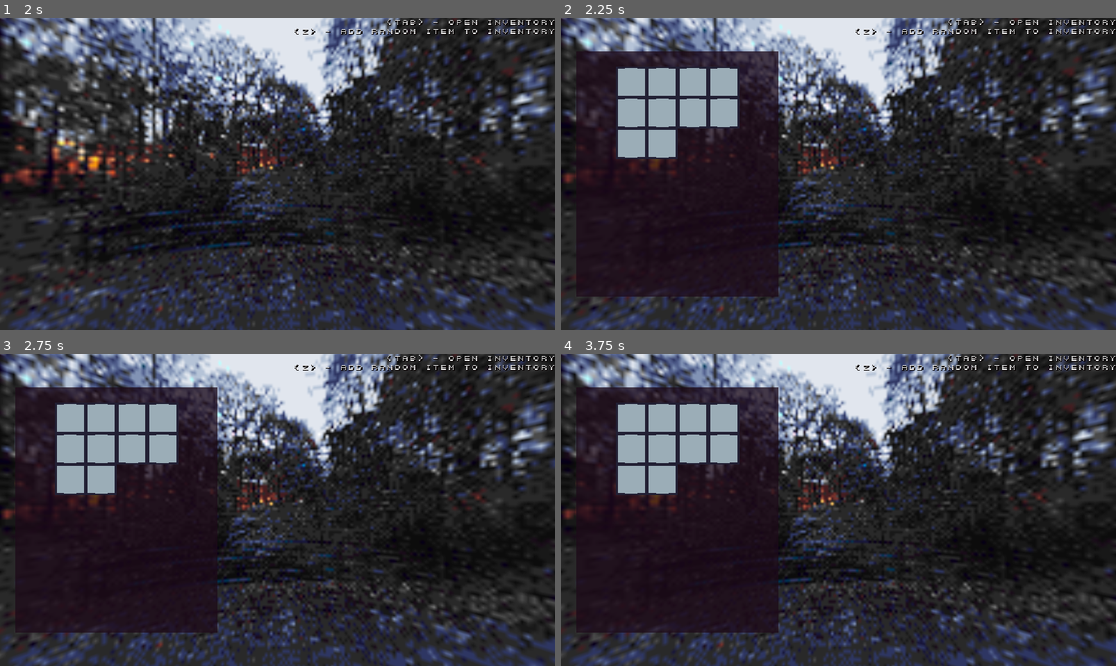
Above: before the commit, frames 1-4 (two rows, left to right).
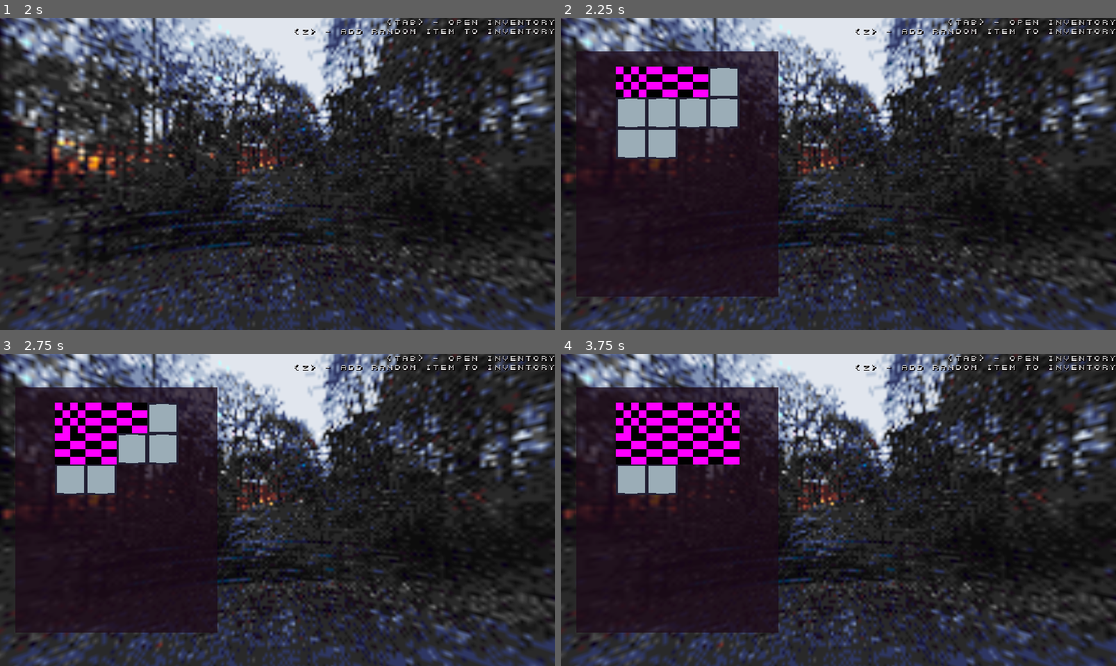
Above: after the commit, the same moments.

Repository: asciislvt/musical-sniffle
Game: Godot game, scene res://main.tscn
Same seed, same stepped clock (60 frames per second), same inputs: the game is played once before the commit and once after it.
Inputs:
- Up to frame 1 (2 s): tap Enter at 0.5 s; tap F (add_item) at 0.6, 1.35 s; tap Space at 1.25 s
- Up to frame 2 (2.25 s): tap Enter at 2 s; tap Tab (tab) at 2.1 s
- Up to frame 3 (2.75 s): tap F (add_item) at 2.3 s
- Up to frame 4 (3.75 s): tap Space at 2.75 s; tap F (add_item) at 2.85, 3.6 s; tap Enter at 3.5 s

Frame 1 is identical in both runs. In frame 2, 1.6% of the frame differs, in the area x 9-27%, y 15-26%; in frame 3, 2.7%; in frame 4, 4.4%, in the area x 9-33%, y 15-36%.

Commit message:
items now appear in the ui!!!

Diff:
--- a/global.gd
+++ b/global.gd
@@ -2,6 +2,7 @@
 
 signal inv_player_data_requested(_node: InventoryGrid)
 signal item_picked(_item: ItemData)
+signal inv_updated(_data: InventoryData)
 
 @export var _item_pool: Array[ItemData]
 
--- a/inventory/inventory.gd
+++ b/inventory/inventory.gd
@@ -15,3 +15,4 @@
 
 func _on_item_picked(_item: ItemData) -> void:
 	data.try_add_item(_item)
+	Global.inv_updated.emit(data)
--- a/inventory/inventory_data.gd
+++ b/inventory/inventory_data.gd
@@ -8,6 +8,9 @@
 
 func get_grid_width() -> int:
 	return grid_width
+
+func get_items() -> Array[GridItemData]:
+	return _item_array
 
 func try_add_item(_data: ItemData) -> void:
 	var _positions: Array[Vector2i] = _find_free_positions(_data)
@@ -43,15 +46,12 @@
 	return _positions
 
 func init_inv() -> void:
-	if _item_array.is_empty():
+	if _grid_positions.is_empty() && max_slots > 0:
 		for i in max_slots:
 			var _x = i % grid_width
 			var _y = i / grid_width
 			var _pos = Vector2i(_x, _y)
 			_grid_positions.append(_pos)
 
-			var _debug_string = "New slot created! Position: ({0}, {1})"
-			print_debug(_debug_string.format([_x, _y]))
-	else:
-		#TODO: remove _grid_positions from array based on what items are in the inventory
-		pass
+			# var _debug_string = "New slot created! Position: ({0}, {1})"
+			# print_debug(_debug_string.format([_x, _y]))
--- a/inventory/ui/Grid.tscn
+++ b/inventory/ui/Grid.tscn
@@ -1,7 +1,8 @@
-[gd_scene load_steps=4 format=3 uid="uid://b5krs3xppiplw"]
+[gd_scene load_steps=5 format=3 uid="uid://b5krs3xppiplw"]
 
 [ext_resource type="Script" uid="uid://lsitnr2edbkt" path="res://inventory/ui/inventory_grid.gd" id="1_ydclr"]
-[ext_resource type="PackedScene" uid="uid://5ckj156fdaic" path="res://inventory/ui/InventorySlot.tscn" id="2_f6dkd"]
+[ext_resource type="PackedScene" uid="uid://5ckj156fdaic" path="res://inventory/ui/GridSlot.tscn" id="2_f6dkd"]
+[ext_resource type="PackedScene" uid="uid://7ao0p2o2ua37" path="res://inventory/ui/GridItem.tscn" id="3_ght5s"]
 
 [sub_resource type="StyleBoxFlat" id="StyleBoxFlat_dsn3v"]
 bg_color = Color(0.113725, 0.0392157, 0.0980392, 0.752941)
@@ -20,6 +21,7 @@
 theme_override_styles/panel = SubResource("StyleBoxFlat_dsn3v")
 script = ExtResource("1_ydclr")
 slot_scene = ExtResource("2_f6dkd")
+item_scene = ExtResource("3_ght5s")
 _grid_container = NodePath("MarginContainer/GridContainer")
 
 [node name="MarginContainer" type="MarginContainer" parent="."]
--- /dev/null
+++ b/inventory/ui/GridItem.tscn
@@ -0,0 +1,18 @@
+[gd_scene load_steps=2 format=3 uid="uid://7ao0p2o2ua37"]
+
+[ext_resource type="Script" uid="uid://6ayaddbcfmvc" path="res://inventory/ui/grid_item.gd" id="1_05gtj"]
+
+[node name="InventoryItem" type="Control" node_paths=PackedStringArray("icon")]
+z_index = 1
+custom_minimum_size = Vector2(64, 64)
+layout_mode = 3
+anchors_preset = 0
+offset_right = 64.0
+offset_bottom = 64.0
+script = ExtResource("1_05gtj")
+icon = NodePath("TextureRect")
+
+[node name="TextureRect" type="TextureRect" parent="."]
+layout_mode = 0
+offset_right = 40.0
+offset_bottom = 40.0
--- a/inventory/ui/InventorySlot.tscn
+++ b/inventory/ui/GridSlot.tscn
@@ -1,6 +1,6 @@
 [gd_scene load_steps=3 format=3 uid="uid://5ckj156fdaic"]
 
-[ext_resource type="Script" uid="uid://s2wbirdy767a" path="res://inventory/ui/inventory_slot.gd" id="1_nsk0a"]
+[ext_resource type="Script" uid="uid://s2wbirdy767a" path="res://inventory/ui/grid_slot.gd" id="1_nsk0a"]
 [ext_resource type="Texture2D" uid="uid://b7ikv1vux05e7" path="res://assets/slot.png" id="2_7wnod"]
 
 [node name="InventorySlot" type="Control"]
--- a/inventory/ui/InventoryItem.tscn
+++ /dev/null
@@ -1,6 +0,0 @@
-[gd_scene format=3 uid="uid://7ao0p2o2ua37"]
-
-[node name="InventoryItem" type="Control"]
-custom_minimum_size = Vector2(64, 64)
-layout_mode = 3
-anchors_preset = 0
--- /dev/null
+++ b/inventory/ui/grid_item.gd
@@ -0,0 +1,11 @@
+extends Control
+class_name GridItem
+
+@export var icon: TextureRect
+var _anchor: Vector2i
+var _pos_taken: Array[Vector2i]
+
+func load_item(_data: GridItemData) -> void:
+	icon.texture = _data.icon
+	_anchor = _data.anchor_pos
+	_pos_taken = _data.pos_taken
--- a/inventory/ui/inventory_slot.gd
+++ b/inventory/ui/grid_slot.gd
@@ -1,5 +1,5 @@
 extends Control
-class_name InventorySlot
+class_name GridSlot
 
 enum SlotStates{
 	SLOT_DEFAULT,
--- a/inventory/ui/inventory_grid.gd
+++ b/inventory/ui/inventory_grid.gd
@@ -2,9 +2,10 @@
 class_name InventoryGrid
 
 @export var slot_scene: PackedScene
+@export var item_scene: PackedScene
 @export var _grid_container: GridContainer = null
 
-var _slot_array: Array[Control] = []
+var _slots: Dictionary[Vector2i, GridSlot] = {}
 var _columns: int
 var _item_held: Control
 
@@ -12,6 +13,7 @@
 	if !_grid_container:
 		print_debug("no grid container :((")
 	Global.inv_player_data_requested.emit(self)
+	Global.inv_updated.connect(self._on_inv_updated)
 
 func set_data(_data: InventoryData) -> void:
 	_build_inventory(_data)
@@ -28,16 +30,32 @@
 
 		_add_slot(_grid_container, _pos)
 
+	var _items: Array[GridItemData] = _data.get_items()
+	if !_items.is_empty():
+		for _item in _items:
+			var _parent = _item.anchor_pos
+			_add_item(_slots[_parent], _item)
+	else:
+		return
+
+func _add_item(_parent: Node, _data: GridItemData):
+	var _item: GridItem = item_scene.instantiate()
+	_item.load_item(_data)
+	_parent.add_child(_item)
 
 func _add_slot(_parent: Node, _pos: Vector2i) -> void:
-	var _slot: InventorySlot = slot_scene.instantiate()
+	var _slot: GridSlot = slot_scene.instantiate()
 
 	_slot.set_grid_position(_pos)
-	_slot_array.append(_slot)
+	_slots[_pos] = _slot
 	_parent.add_child(_slot)
 
 func _clear_grid() -> void:
 	for _child in _grid_container.get_children():
 		_child.queue_free()
 
-	_slot_array.clear()
+	_slots.clear()
+
+func _on_inv_updated(_data: InventoryData) -> void:
+	print_debug("inventory updated, rebuilding!")
+	_build_inventory(_data)
Not shown, added: inventory/ui/grid_item.gd.uid
Renamed: inventory/ui/inventory_slot.gd.uid -> inventory/ui/grid_slot.gd.uid
